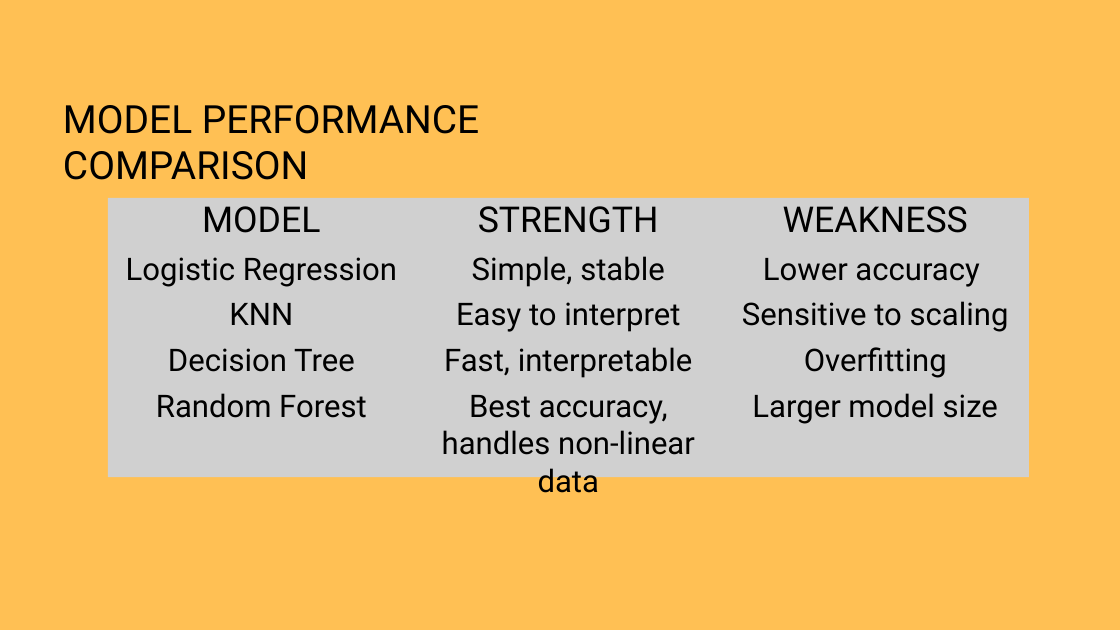
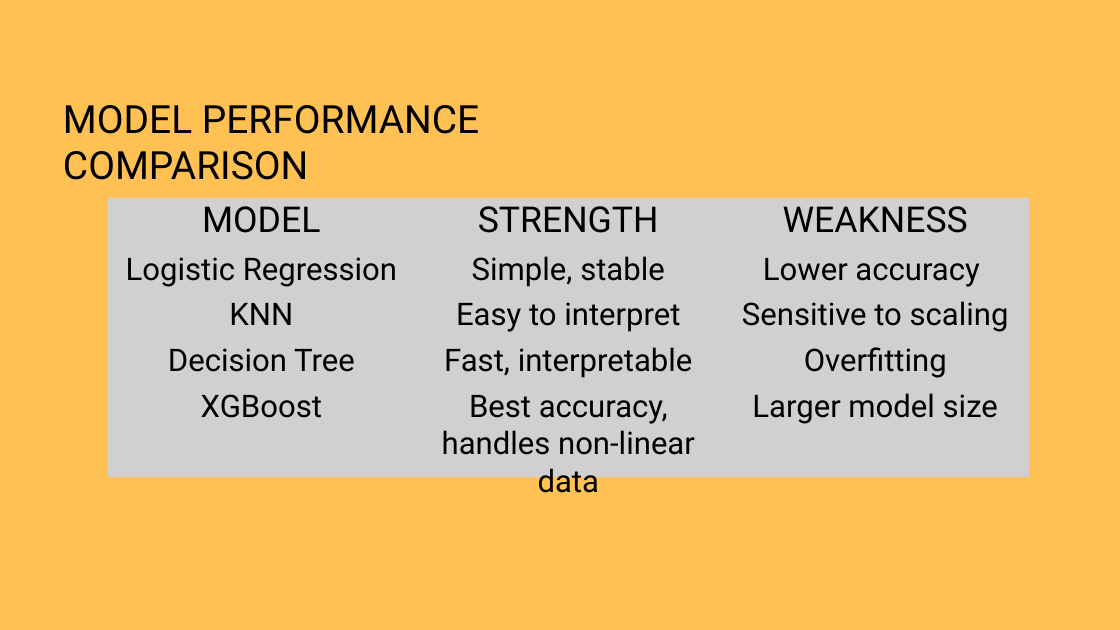
Before and after one commit to thilak1227/Machine-Learning-Final-Project, a slide deck: slide 9 of notebooks/Presentation ML Project.pptx. Drawn at 1120x630 pixels with LibreOffice and Linux fonts; fonts in the diff are those of the drawing; grey boxes stand for pictures. Boxes give left, top, right and bottom in pixels: in the first picture for what was removed or moved away, otherwise in the second. Text is boxed around its words. In the diff, an @@ line names an element or a change of style, - is before the commit and + after.

```diff
--- a/notebooks/Presentation ML Project.pptx
+++ b/notebooks/Presentation ML Project.pptx
@@ text at box(201, 394, 322, 418): text changed @@
-Random Forest
+XGBoost
```
Also in this commit, not shown: 1 other slide changed.
